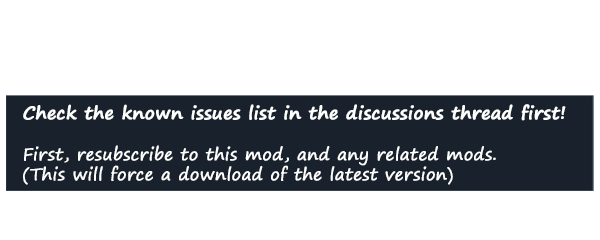
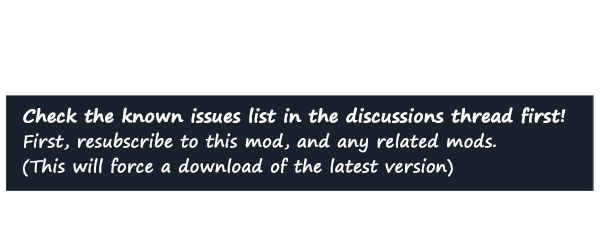
The second 600x240 image is a revision of the first. Changes to its layers:
renamed "Check the known issues list in the discussions thread first! F" to "Check the known issues list in the discussions thread first! Fi", painted on it over [23, 104, 566, 185]
